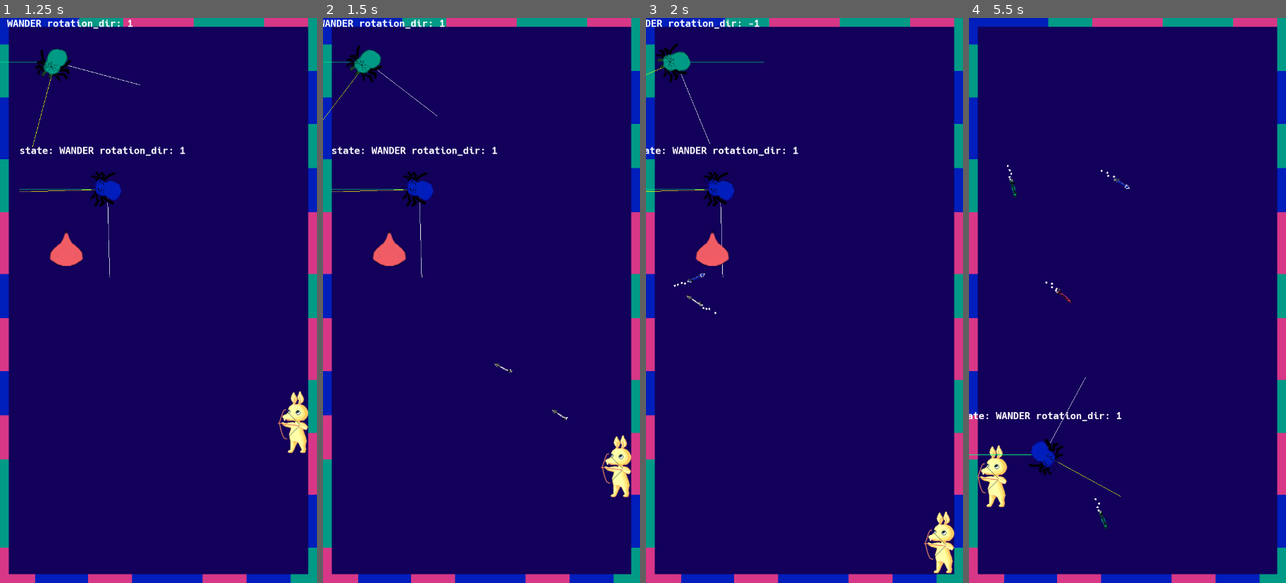
Above: before the commit, frames 1-4 (left to right).
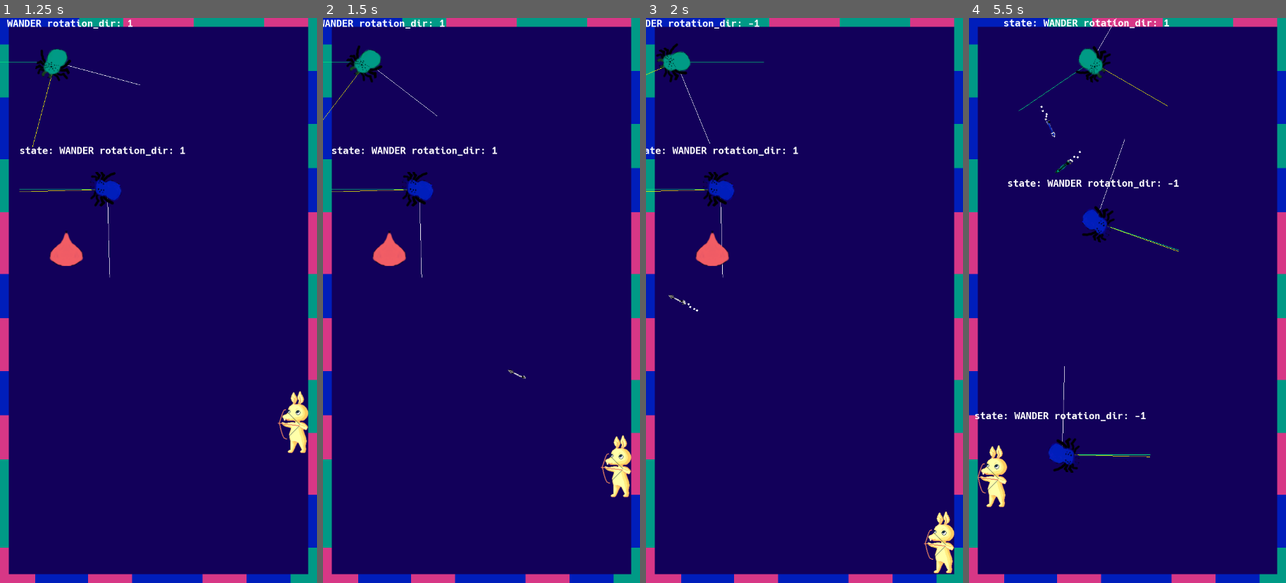
Above: after the commit, the same moments.

Repository: algch/BounceBunny
Game: Godot game, scene res://main.tscn
Two runs of this game, one before a commit and one after it. Both use one fixed random seed, a clock stepped at 60 frames per second and the inputs below.
Inputs (mouse positions are in pixels of both pictures, inside the frame that each line leads up to):
- Up to frame 1 (1.25 s): move the mouse to (228, 272) at 0.52 s; press the mouse at (228, 272) at 0.53 s; hold Right (ui_right) from 0.53 s (still down)
- Up to frame 2 (1.5 s): move the mouse to (418, 328) at 1.27 s; release Right (ui_right) at 1.28 s; release the mouse at (418, 328) at 1.28 s; hold Down (ui_down) from 1.28 s (still down); click (418, 328) at 1.35 s
- Up to frame 3 (2 s): keep holding Down (ui_down)
- Up to frame 4 (5.5 s): move the mouse to (1159, 176) at 2.02 s; release Down (ui_down) at 2.03 s; press the mouse at (1159, 176) at 2.03 s; hold Right (ui_right) 2.03-2.78 s; move the mouse to (1111, 413) at 2.77 s; release the mouse at (1111, 413) at 2.78 s; hold Up (ui_up) 2.78-3.53 s; click (1111, 413) at 2.85 s; move the mouse to (1222, 385) at 3.52 s; press the mouse at (1222, 385) at 3.53 s; hold Left (ui_left) 3.53-5.03 s; move the mouse to (1032, 215) at 4.27 s; release the mouse at (1032, 215) at 4.28 s; click (1032, 215) at 4.35 s; move the mouse to (1143, 300) at 5.02 s; press the mouse at (1143, 300) at 5.03 s; hold Down (ui_down) from 5.03 s (still down)

Frame 1 is identical in both runs. In frame 2, less than 0.1% of the frame differs, in the area x 54-78%, y 61-72%; in frame 3, 0.1%; in frame 4, 3.0%, in the area x 0-67%, y 0-91%.
Error before the commit: Invalid get index 'ITEM_TYPES' (on base: 'Nil'). (res://items/item.gd:5)

Commit message:
fixed globals

Diff:
--- a/engine/globals.gd
+++ b/engine/globals.gd
@@ -1,3 +1,5 @@
+extends Node
+
 enum ITEM_TYPES {
     SUPPORT,
     BOOST,
--- a/player/player.gd
+++ b/player/player.gd
@@ -28,7 +28,6 @@
 func _ready():
 	charge_timer.connect('timeout', self, '_on_charge_timer_timeout')
 	add_child(charge_timer)
-	print('globals ', globals)
 
 func addItem(item):
 	items[item.TYPE] += 1
